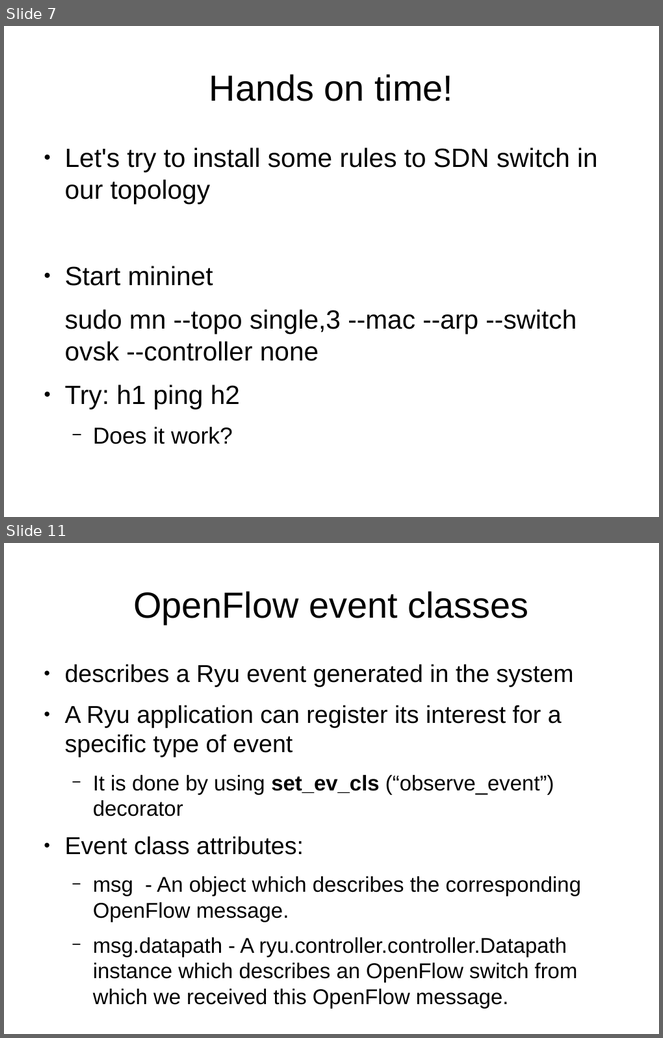
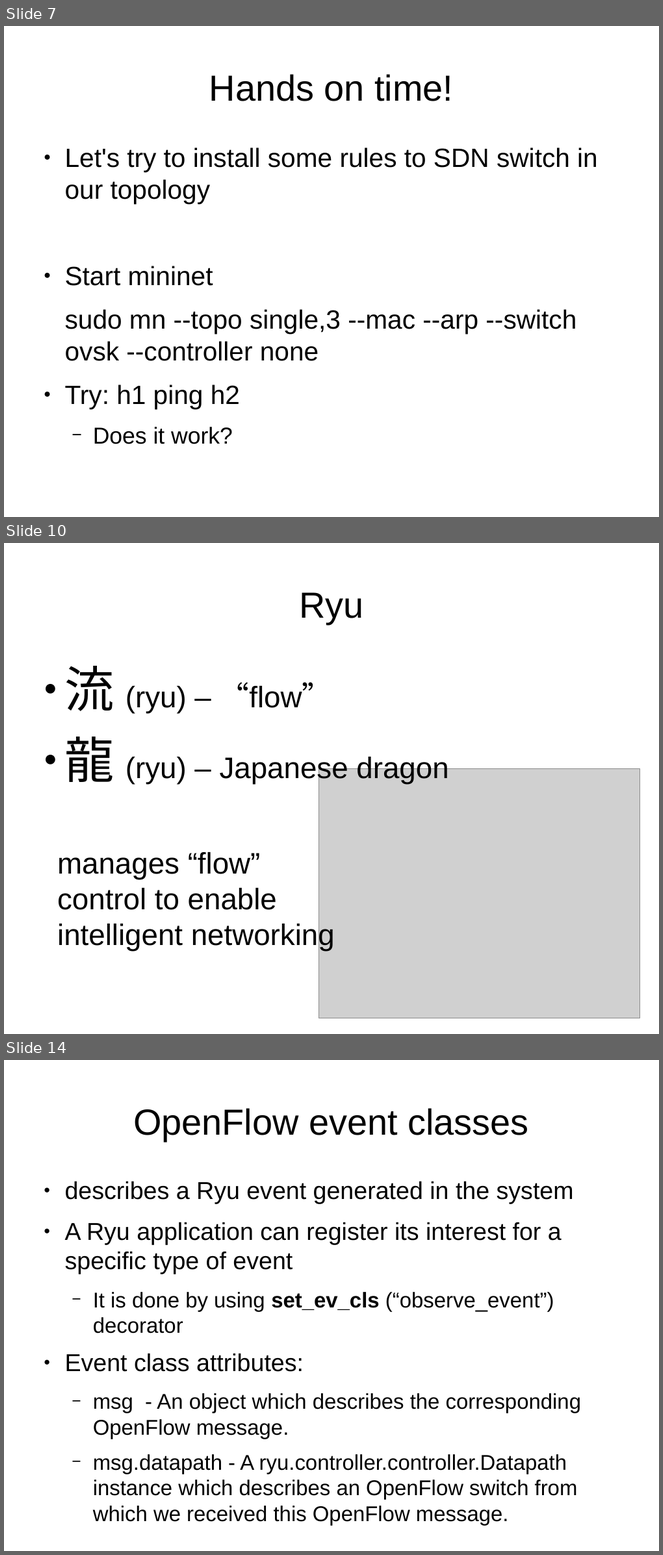
Before and after one commit to michalg9/sdnws, a slide deck: presentation.odp. Shown one above the other, each under a label of ours: slides 7 and 11 before the commit, slides 7, 10 and 14 after it; the slides between them are not shown. The pictures are 663x1038 and 663x1555 pixels, drawn with LibreOffice and Linux fonts; fonts in the diff are those of the drawing; grey boxes stand for pictures. Boxes give left, top, right and bottom in pixels: in the first picture for what was removed or moved away, otherwise in the second. Text is boxed around its words. In the diff, an @@ line names an element or a change of style, - is before the commit and + after.

```diff
--- a/presentation.odp
+++ b/presentation.odp
@@ slide 10 added at bbox=[4, 543, 659, 1034], background #FFFFFF @@
@@ title added at bbox=[299, 592, 363, 624], 44 pt, text #000000 @@
+Ryu
@@ text added at bbox=[65, 666, 449, 784], 36 pt, text #000000 @@
+● 流 (ryu) – “flow”
+● 龍 (ryu) – Japanese dragon
@@ picture added at bbox=[319, 769, 640, 1019] @@
@@ text added at bbox=[57, 852, 335, 951], 36 pt, text #000000 @@
+manages “flow” control to enable intelligent networking
@@ what was slide 11 is now slide 14 @@
```
Also in this commit, not shown: 1 slide changed, 4 other slides added, 2 slides removed, 6 other files.
